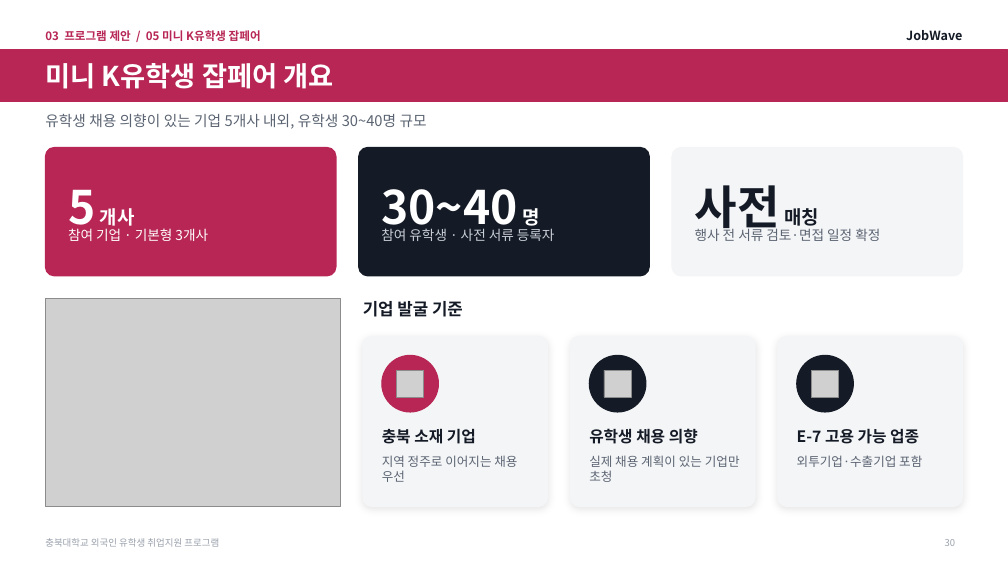
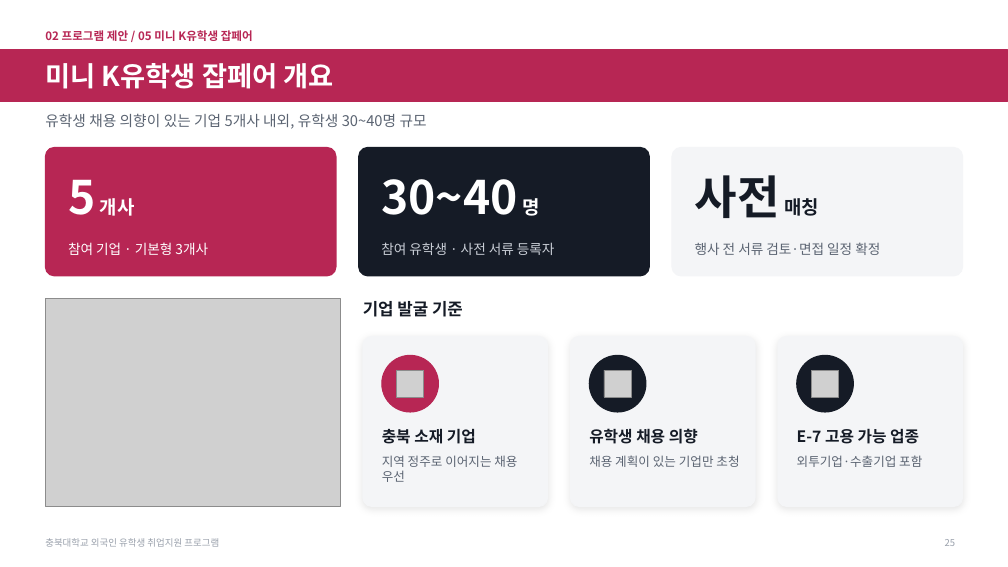
Before and after one commit to job-wave/Codex, a slide deck: slide 25 of output/jobwave-cbnu-proposal/JobWave_proposal_visual.pptx (slide 30 before the commit). Drawn at 1008x567 pixels with LibreOffice and Linux fonts; fonts in the diff are those of the drawing; grey boxes stand for pictures; background and template pictures are left out. Boxes give left, top, right and bottom in pixels: in the first picture for what was removed or moved away, otherwise in the second. Text is boxed around its words. In the diff, an @@ line names an element or a change of style, - is before the commit and + after.

```diff
--- a/output/jobwave-cbnu-proposal/JobWave_proposal_visual.pptx
+++ b/output/jobwave-cbnu-proposal/JobWave_proposal_visual.pptx
@@ text at (45,30,253,41): text changed @@
-03 프로그램 제안 / 05 미니 K유학생 잡페어
+02 프로그램 제안 / 05 미니 K유학생 잡페어
@@ text removed at (906,30,962,40) @@
-JobWave
@@ text "5 개사" rewrapped from (68,189,135,235) to (68,179,135,216) @@
@@ text "30~40 명" rewrapped from (381,189,539,235) to (381,179,539,216) @@
@@ text "사전 매칭" rewrapped from (695,185,819,235) to (695,175,819,218) @@
@@ vertical alignment top to middle in 3 elements at (68,242,208,255), (381,242,555,255), (695,242,880,255) @@
@@ text at (589,455,739,467): text changed @@
-실제 채용 계획이 있는 기업만 초청
+채용 계획이 있는 기업만 초청
@@ page number at (945,539,955,546): text changed @@
-30
+25
```
Also in this commit, not shown: 37 other slides changed, 5 slides removed, 8 other files.
